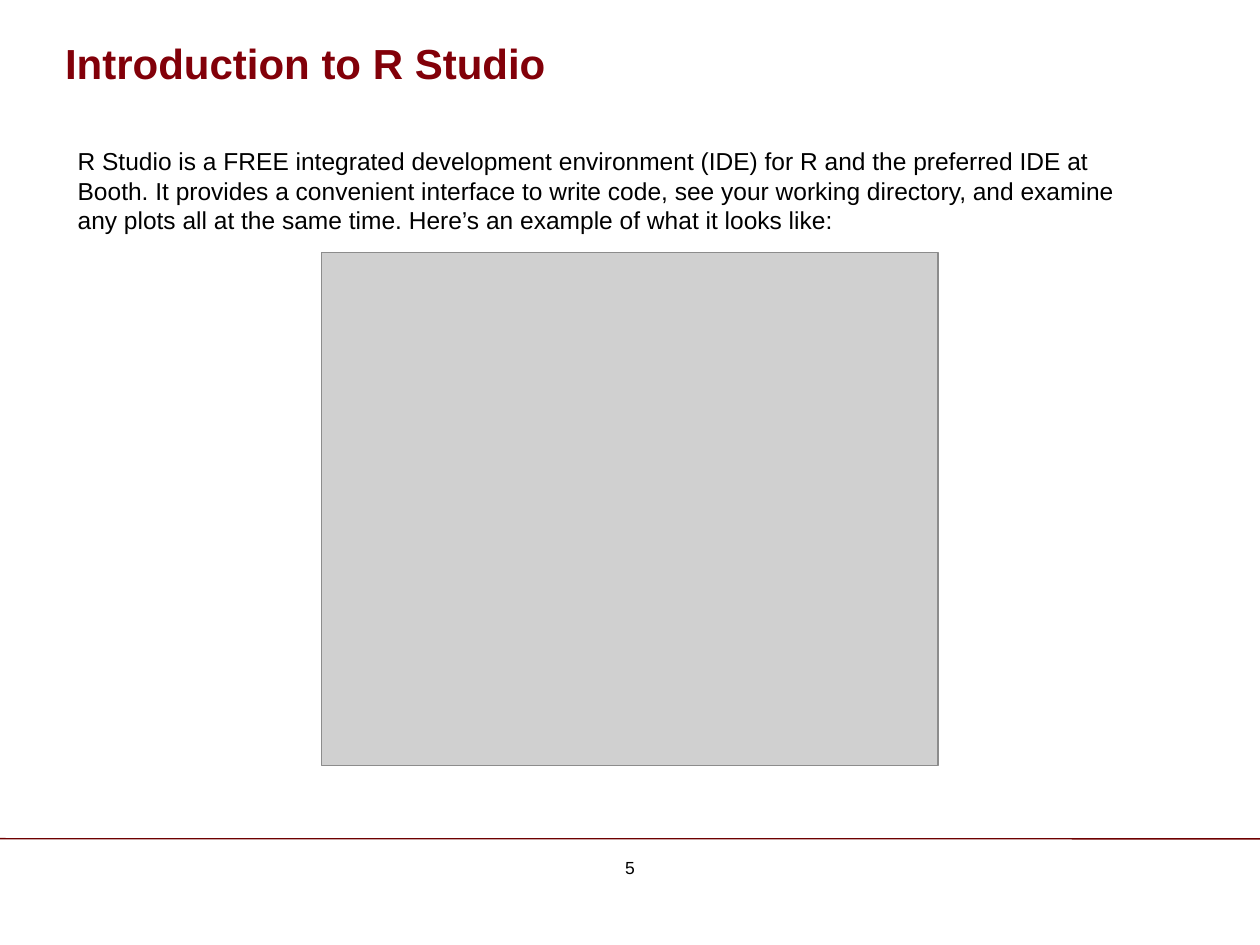
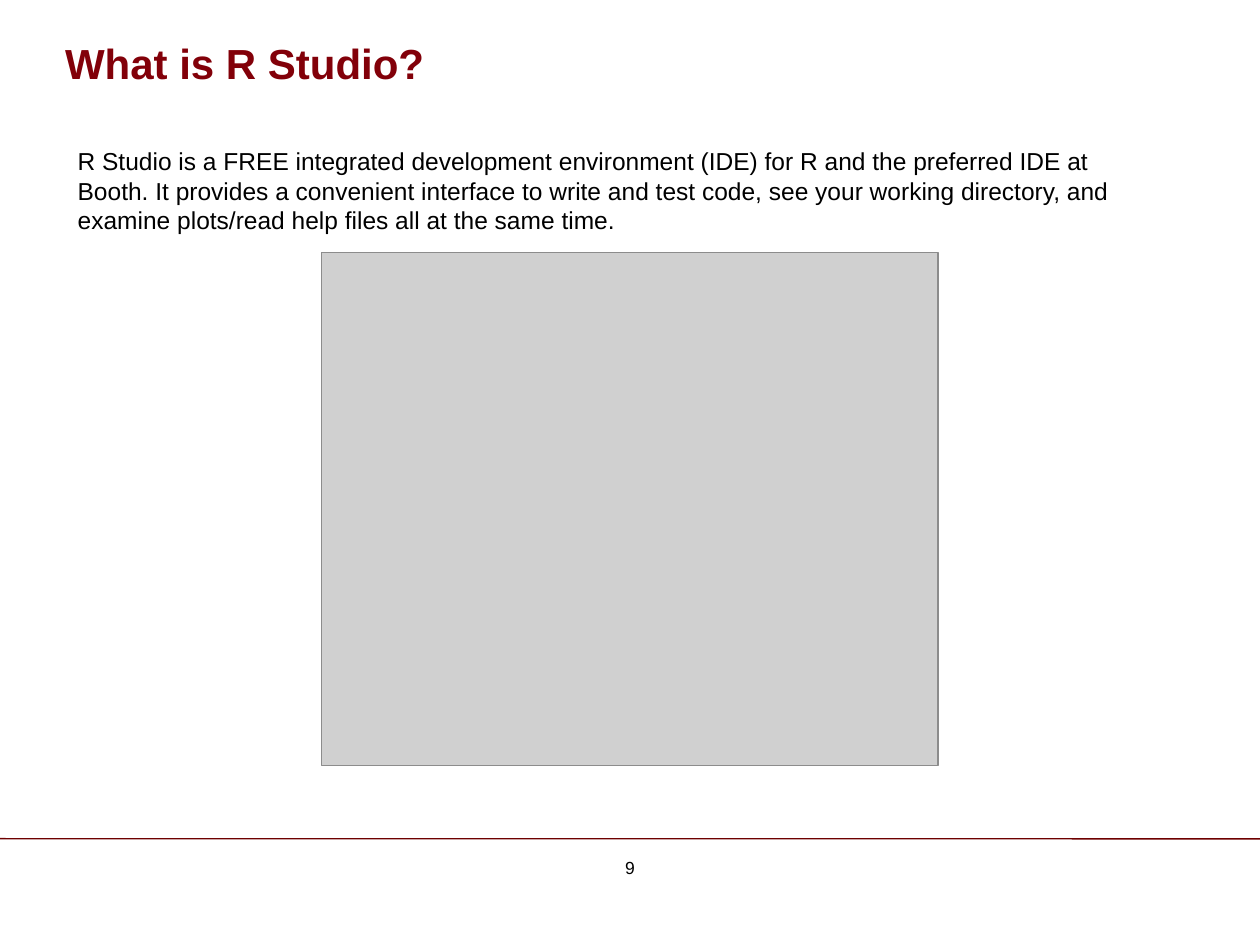
Before and after one commit to ChicagoBoothAnalytics/site, a slide deck: slide 9 of zzz MEDIA/R Basics.pptx (slide 5 before the commit). Drawn at 1260x945 pixels with LibreOffice and Linux fonts; fonts in the diff are those of the drawing; grey boxes stand for pictures; background and template pictures are left out. Boxes give left, top, right and bottom in pixels: in the first picture for what was removed or moved away, otherwise in the second. Text is boxed around its words. In the diff, an @@ line names an element or a change of style, - is before the commit and + after.

Commit message:
Added slide

```diff
--- a/zzz MEDIA/R Basics.pptx
+++ b/zzz MEDIA/R Basics.pptx
@@ text at box(65, 48, 424, 80): text changed @@
-Introduction to R Studio
+What is R Studio?
@@ text at box(78, 152, 1108, 234): text changed @@
-R Studio is a FREE integrated development environment (IDE) for R and the preferred IDE at Booth. It provides a convenient interface to write code, see your working directory, and examine any plots all at the same time. Here’s an example of what it looks like:
+R Studio is a FREE integrated development environment (IDE) for R and the preferred IDE at Booth. It provides a convenient interface to write and test code, see your working directory, and examine plots/read help files all at the same time.
@@ page number at box(625, 861, 635, 874): text changed @@
-5
+9
```
Also in this commit, not shown: 3 other slides changed, 4 slides added, 1 slide removed.
